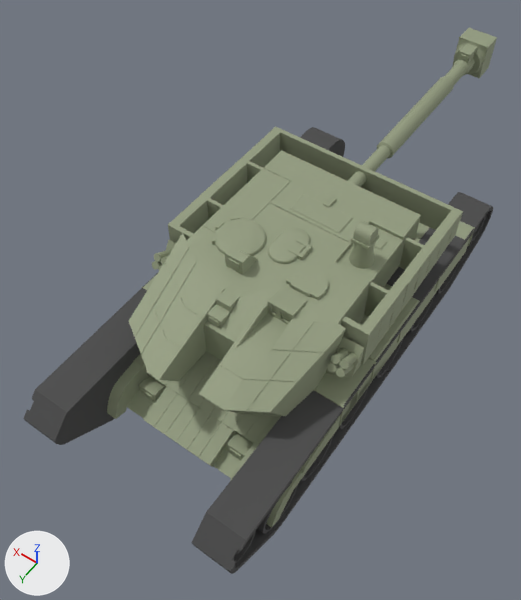
The glTF model public/models/mbt_type99.glb: old version first, new version second.
The view is the same before and after, from a camera (50 mm lens) standing at (-4.0, 7.72, 10.71) and looking at (0.48, 1.45, 0.85). Lighting does not change. The marker at lower left points along +X, +Y and +Z. The first picture is the older version. Where no turn or scale is listed for an object, it has been applied to the vertices. Vertices at exactly the same position are counted once.

In view in the first picture: 'ZTZ_99A_Body_1'.
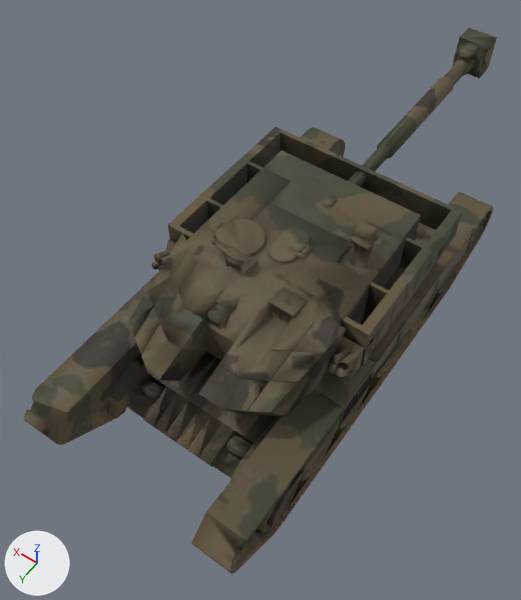
Boxes (x1, y1, x2, y2) around the edits, measured in the pictures (521 x 600 px):
'ZTZ_99A_Body_1', recoloured, surface changed (darker)
    both: (23, 28, 497, 574)
part 1 of me_ztz_99a_body_1, recoloured (darker)
    both: (107, 28, 497, 528)
part 2 of me_ztz_99a_body_1, recoloured
    both: (23, 127, 493, 574)

What the commit changed:
Picture 'rough' (img_rough) is new.
Picture 'color' (img_color) is new.
Picture 'normal' (img_normal) is new.
Material 'painted' (mat_painted) is new.
Uses the picture img_color.
Uses the picture img_normal.
Uses the picture img_rough.
me_ztz_99a_body_1 has 6013 vertices, 11998 faces and spans x -3.87..0.0, y -10.03..0.97, z 0.0..3.11.
me_ztz_99a_body_1 is used by ob_ztz_99a_body_1; location (1.94, 4.53, 0.0).
me_ztz_99a_body_1 part 1: all 7140 faces that had it switch from mat_body (greyish green #959e81) to mat_painted.
me_ztz_99a_body_1 part 2: all 4858 faces that had it switch from mat_dark (dark grey #4b4b4b) to mat_painted.
me_ztz_99a_body_1 part 3: texture (UV) coordinates changed.
